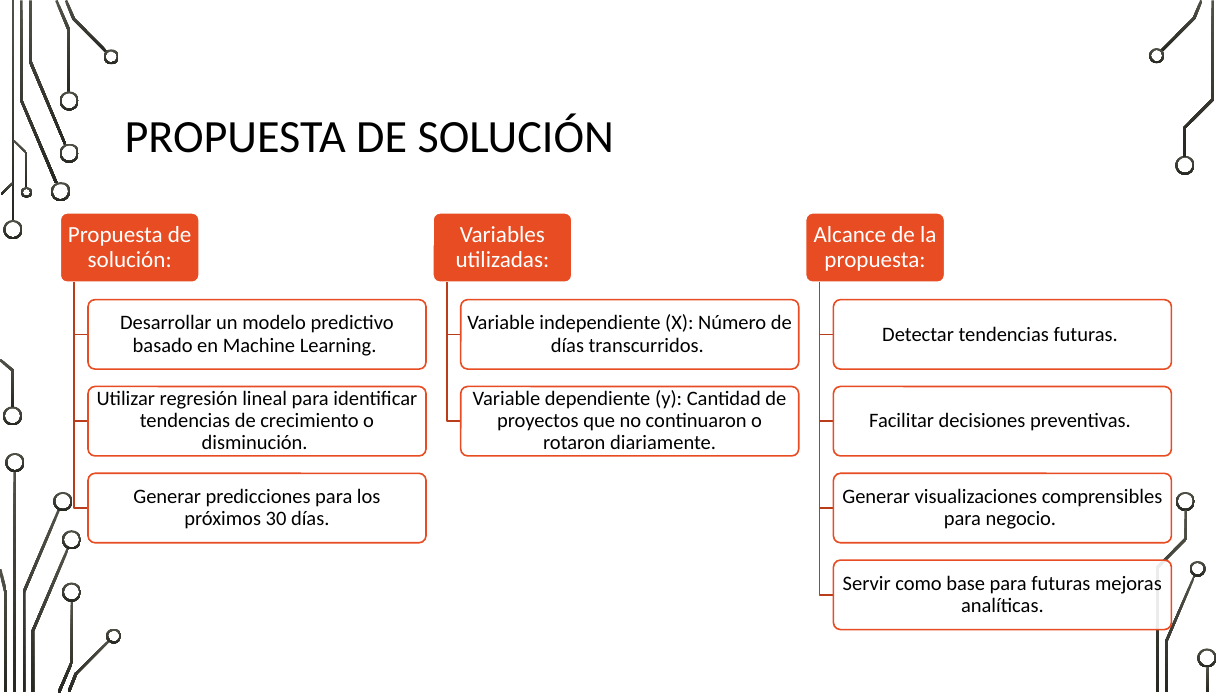
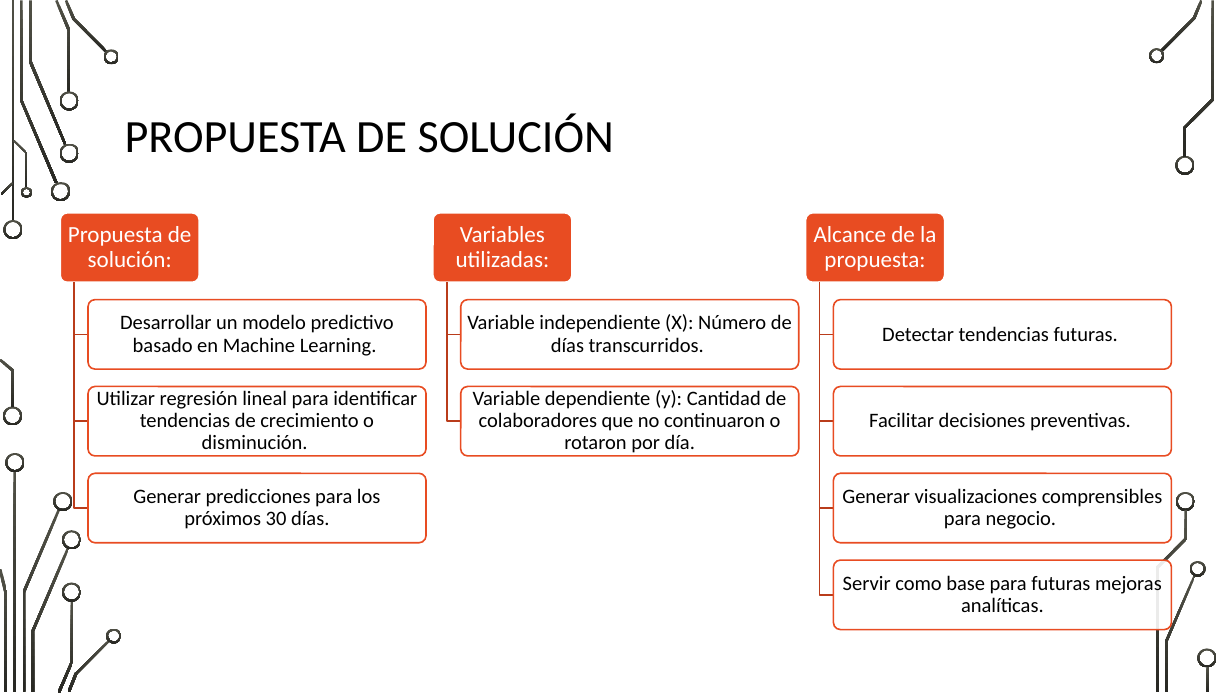
Before and after one commit to dani23gv/ProyectoFinalPython, a slide deck: slide 6 of ProyectoFinalUTEC_DanielGranados_Presentacion.pptx. Drawn at 1232x693 pixels with LibreOffice and Linux fonts; fonts in the diff are those of the drawing; background and template pictures are left out. Boxes give left, top, right and bottom in pixels: in the first picture for what was removed or moved away, otherwise in the second. Text is boxed around its words. In the diff, an @@ line names an element or a change of style, - is before the commit and + after.

```diff
--- a/ProyectoFinalUTEC_DanielGranados_Presentacion.pptx
+++ b/ProyectoFinalUTEC_DanielGranados_Presentacion.pptx
@@ text at bbox=[473, 390, 786, 453]: text changed @@
-Variable dependiente (y): Cantidad de proyectos que no continuaron o rotaron diariamente.
+Variable dependiente (y): Cantidad de colaboradores que no continuaron o rotaron por día.
```
Also in this commit, not shown: 6 other slides changed, 2 slides added, 1 slide removed.
